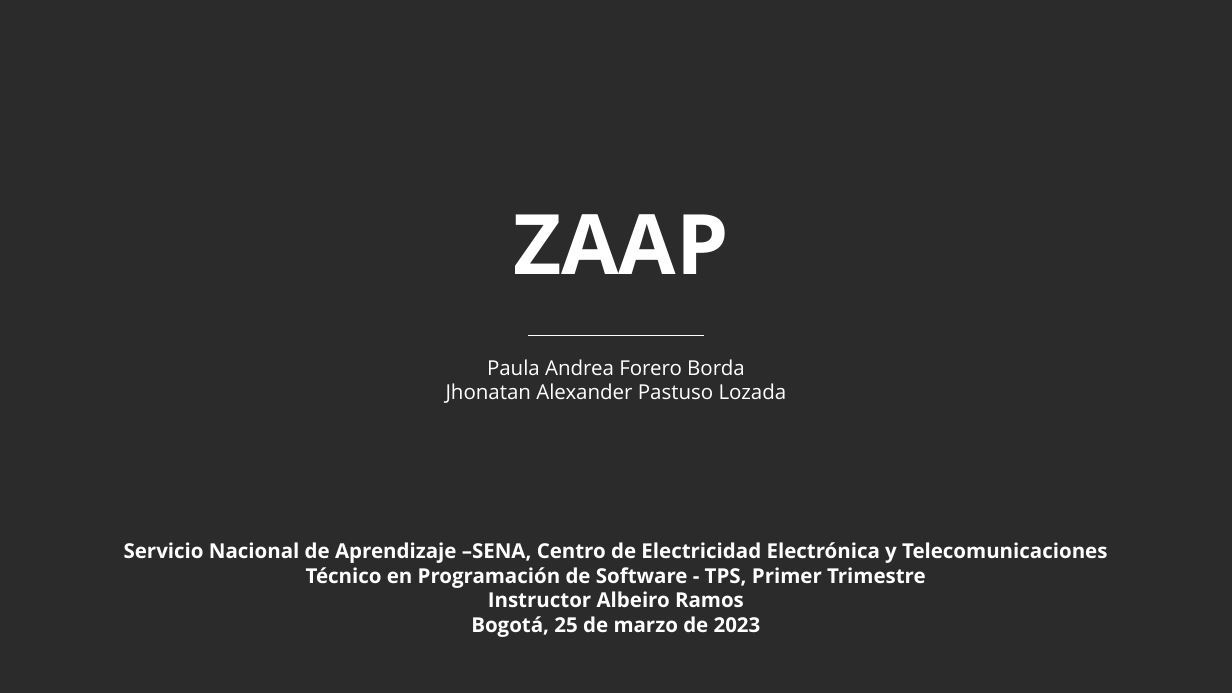
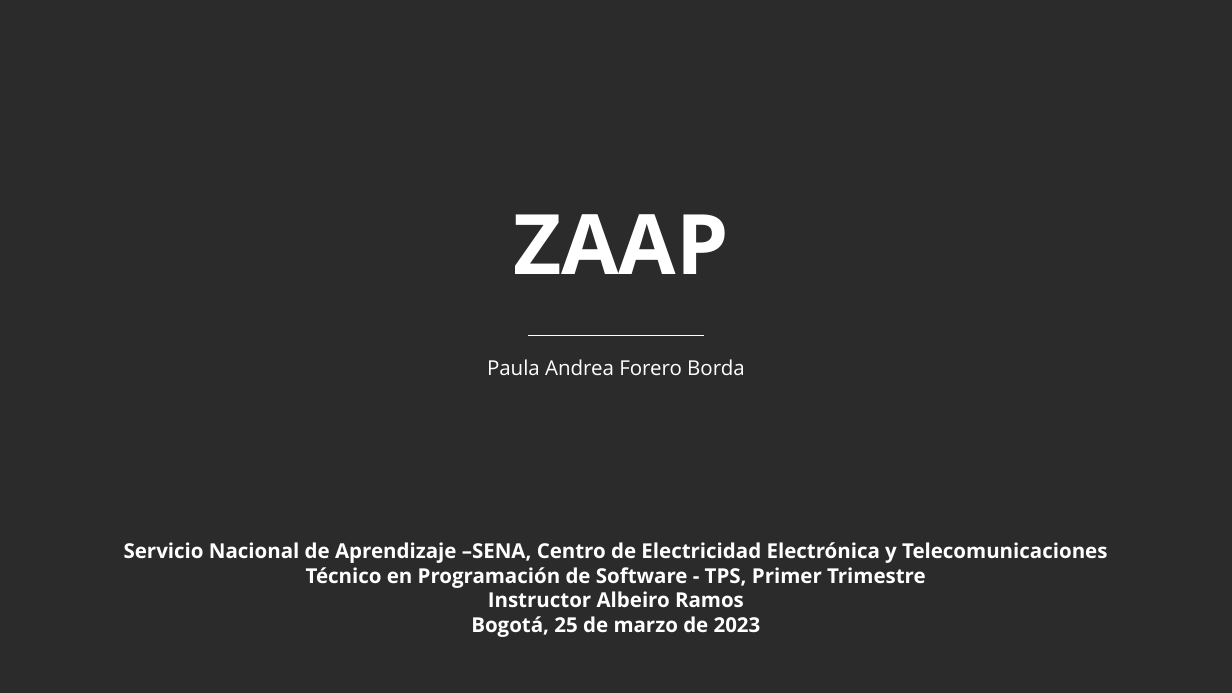
Before and after one commit to Pauland08/Proyecto-Zaap, a slide deck: slide 2 of _docs/trim_02/Contextualización Proyecto/3. Presentación del Proyecto.pptx. Drawn at 1232x693 pixels with LibreOffice and Linux fonts; fonts in the diff are those of the drawing; background and template pictures are left out; a plain dark background stands for a picture behind light text. Boxes give left, top, right and bottom in pixels: in the first picture for what was removed or moved away, otherwise in the second. Text is boxed around its words. In the diff, an @@ line names an element or a change of style, - is before the commit and + after.

```diff
--- a/_docs/trim_02/Contextualización Proyecto/3. Presentación del Proyecto.pptx
+++ b/_docs/trim_02/Contextualización Proyecto/3. Presentación del Proyecto.pptx
@@ text at <box>446,383,787,403</box>: paragraph removed @@
-Jhonatan Alexander Pastuso Lozada
```
Also in this commit, not shown: 4 other slides changed, 13 other files.
